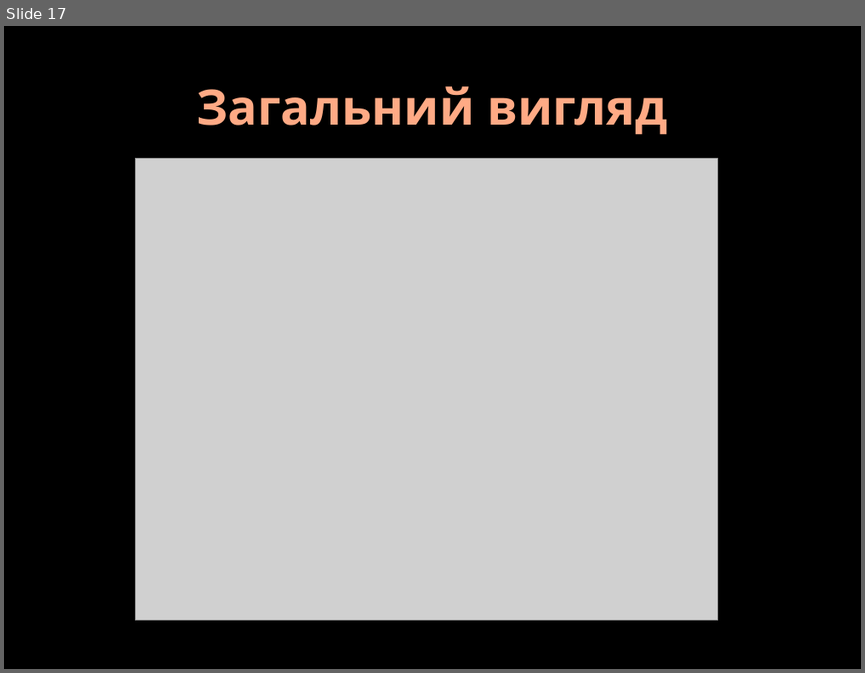
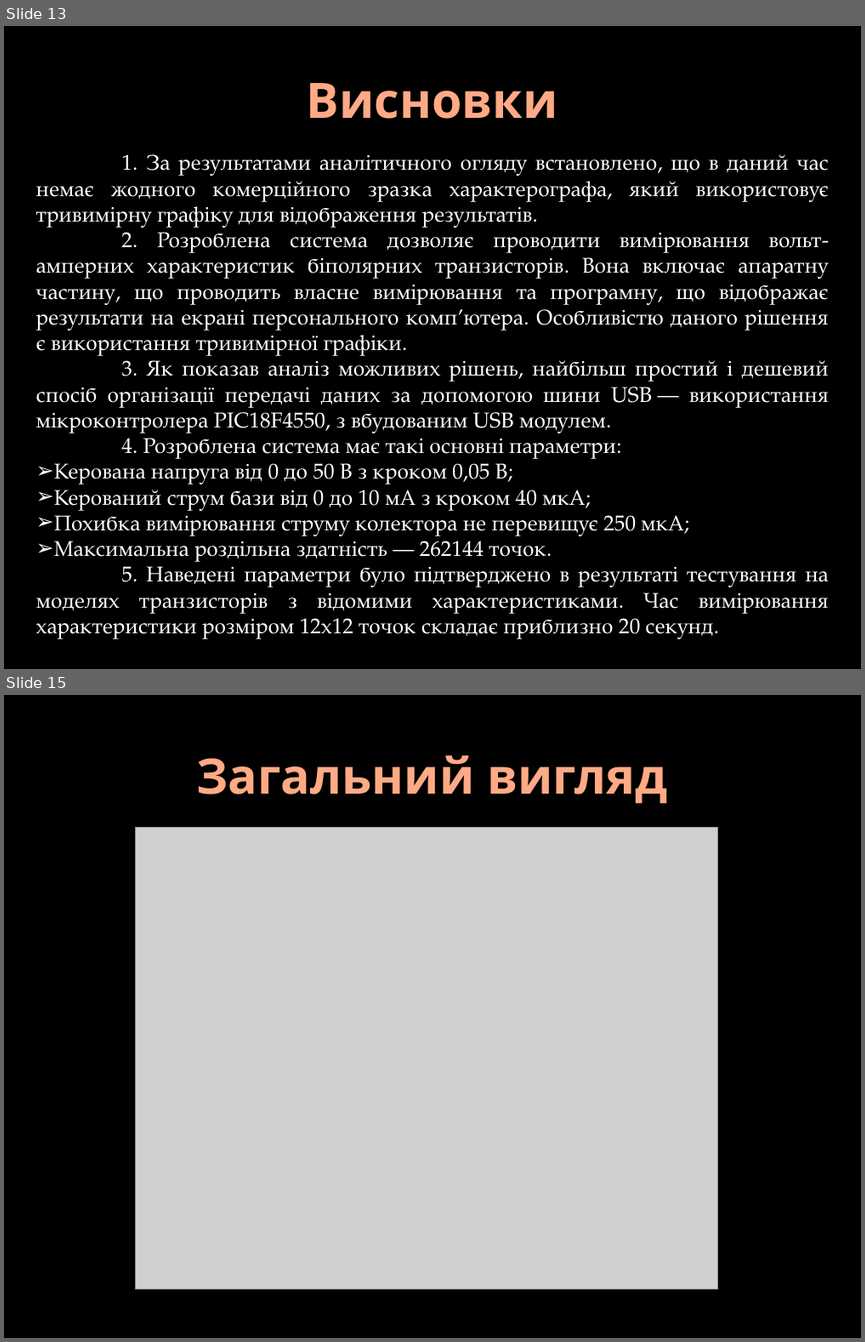
Before and after one commit to DoctorScrept/Temp, a slide deck: Report/DiplomReport.pptx. Shown one above the other, each under a label of ours: slide 17 before the commit, slides 13 and 15 after it; the slides between them are not shown. The pictures are 865x673 and 865x1342 pixels, drawn with LibreOffice and Linux fonts; fonts in the diff are those of the drawing; grey boxes stand for pictures; background and template pictures are left out. Boxes give left, top, right and bottom in pixels: in the first picture for what was removed or moved away, otherwise in the second. Text is boxed around its words. In the diff, an @@ line names an element or a change of style, - is before the commit and + after.

```diff
--- a/Report/DiplomReport.pptx
+++ b/Report/DiplomReport.pptx
@@ slide 13 added at (4,26,861,669), background picture (left out) @@
@@ title added at (307,83,558,119), 41 pt, text gradient #FFAA86 to #FF9B6A, bold @@
+Висновки
@@ text added at (36,154,828,638), 18 pt, text #FFFFFF @@
+1. За результатами аналітичного огляду встановлено, що в даний час немає жодного комерційного зразка характерографа, який використовує тривимірну графіку для відображення результатів.
+2. Розроблена система дозволяє проводити вимірювання вольт-амперних характеристик біполярних транзисторів. Вона включає апаратну частину, що проводить власне вимірювання та програмну, що відображає результати на екрані персонального комп’ютера. Особливістю даного рішення є використання тривимірної графіки.
+3. Як показав аналіз можливих рішень, найбільш простий і дешевий спосіб організації передачі даних за допомогою шини USB — використання мікроконтролера PIC18F4550, з вбудованим USB модулем.
+4. Розроблена система має такі основні параметри:
+➢ Керована напруга від 0 до 50 В з кроком 0,05 В;
+➢ Керований струм бази від 0 до 10 мА з кроком 40 мкА;
+➢ Похибка вимірювання струму колектора не перевищує 250 мкА;
+➢ Максимальна роздільна здатність — 262144 точок.
+5. Наведені параметри було підтверджено в результаті тестування на моделях транзисторів з відомими характеристиками. Час вимірювання характеристики розміром 12х12 точок складає приблизно 20 секунд.
@@ what was slide 17 is now slide 15 @@
```
Also in this commit, not shown: 2 slides changed, 4 other slides added, 3 slides removed, 1 other file.
